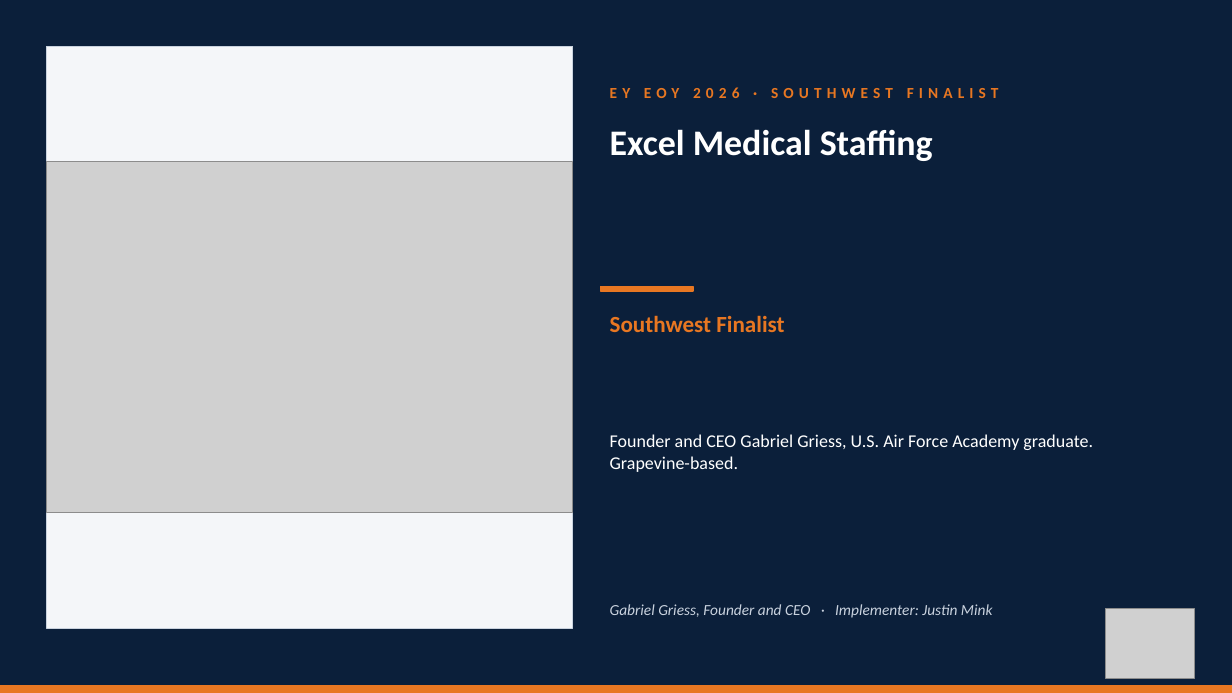
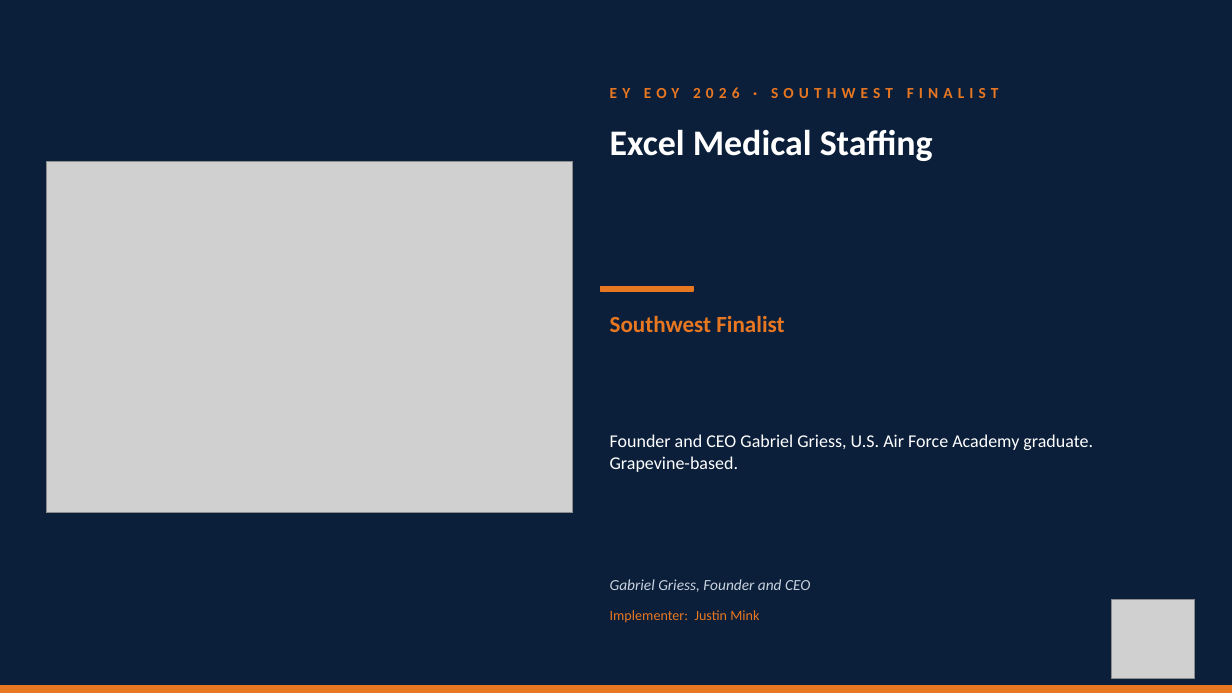
Before and after one commit to TicoRicoRay/wroe-dallas-2026, a slide deck: slide 11 of deliverables/celebrations-loop/Celebrations-Loop.pptx (slide 13 before the commit). Drawn at 1232x693 pixels with LibreOffice and Linux fonts; fonts in the diff are those of the drawing; grey boxes stand for pictures. Boxes give left, top, right and bottom in pixels: in the first picture for what was removed or moved away, otherwise in the second. Text is boxed around its words. In the diff, an @@ line names an element or a change of style, - is before the commit and + after.

Commit message:
Celebrations loop: drop section dividers, add Implementer per slide, kill photo shadow-box
- Removed the 3 section-divider slides (18 slides now instead of 21).
- Renamed 'SPILLERS CLIENT' badge to 'COMMUNITY WIN' across the deck.
- Added per-slide Implementer credit ('Implementer: Name') as small orange
  text below the read-aloud line. Attribution from Shane's master DOCX
  EOSI field or the submitting email sender.
- Photos now sit directly on the navy background (no cream frame), fitted
  at native aspect. Kills the white shadow-box that was visible on light
  photos and looked cheap.
- Wordmark recolored to white silhouette + orange NTX badge on transparent
  background, so it reads as branding on navy instead of a white sticker.

```diff
--- a/deliverables/celebrations-loop/Celebrations-Loop.pptx
+++ b/deliverables/celebrations-loop/Celebrations-Loop.pptx
@@ rectangle removed at box(46, 46, 573, 628) @@
@@ text at box(610, 579, 810, 592): text changed @@
-Gabriel Griess, Founder and CEO · Implementer: Justin Mink
+Gabriel Griess, Founder and CEO
@@ text added at box(610, 610, 759, 623), 11 pt, text #E87722 @@
+Implementer: Justin Mink
@@ picture: place and size @@
-picture at box(1105, 609, 1195, 678)
+picture at box(1112, 600, 1195, 678)
```
Also in this commit, not shown: 17 other slides changed, 3 slides removed, 4 other files.
